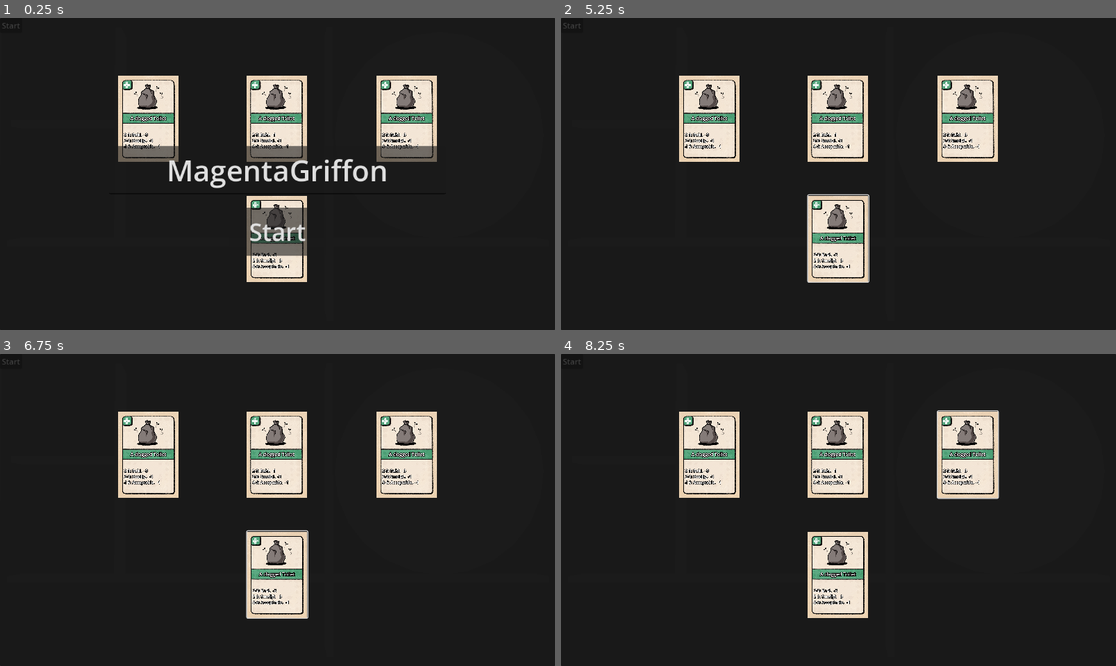
Above: before the commit, frames 1-4 (two rows, left to right).
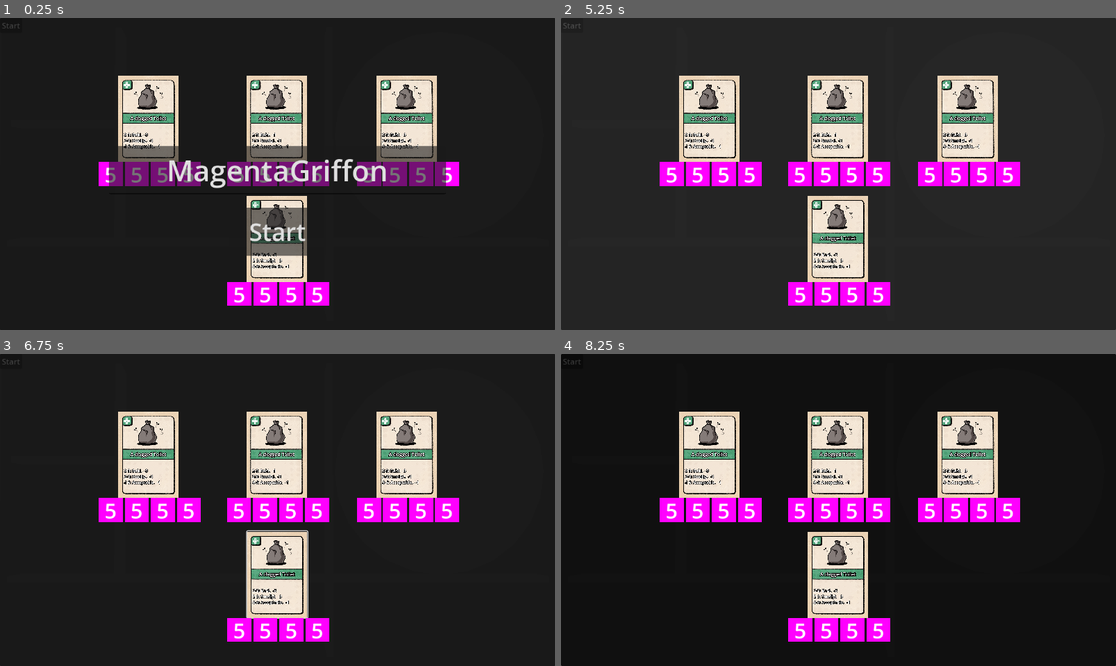
Above: after the commit, the same moments.

Repository: Lievven/weak-end-energy
Game: Godot game, scene res://jans_scene.tscn
Same seed, same stepped clock (60 frames per second), same inputs: the game is played once before the commit and once after it. The project has no main scene, so this scene is started directly.
Inputs (mouse positions are in pixels of both pictures, inside the frame that each line leads up to):
- Up to frame 1 (0.25 s): no input
- Up to frame 2 (5.25 s): click (838, 174) at 0.5 s; click (838, 239) at 1.27 s; click "Start" at 2 s; click "Start" at 2.75 s; click (838, 174) at 3.5 s; click (838, 239) at 4.27 s; click "Start" at 5 s
- Up to frame 3 (6.75 s): click (277, 510) at 5.75 s; click (277, 575) at 6.52 s
- Up to frame 4 (8.25 s): tap Enter at 7.25 s; move the mouse to (960, 494) at 7.27 s; click (960, 494) at 7.42 s; tap Space at 8 s; move the mouse to (727, 525) at 8.02 s; click (727, 525) at 8.17 s

The runs differ from the first frame. In frame 1, 4.8% of the frame differs, in the area x 17-83%, y 46-93%; in frame 2, 5.6%, in the area x 0-100%, y 0-100%; in frame 3, 5.4%; in frame 4, 5.5%.
Error after the commit: Invalid call. Nonexistent function 'is_game_started' in base 'Nil'. (res://staging/staging_area_controller.gd:21)

Commit message:
show dice results

Diff:
--- a/Godot/gameStateWrapper.gd
+++ b/Godot/gameStateWrapper.gd
@@ -23,6 +23,24 @@
 func get_remote_player_count():
 	return get_total_player_count() - 1;
 
+func get_player_index(user_id) -> int:
+	for i in range(inner_game_state.players.size()):
+		if inner_game_state.players[i].name == user_id : return i
+
+	return -1;
+
+func get_player_color(userName) -> Color:
+	var index := get_player_index(userName);
+
+	if index == 0:
+		return Color.BLUE;
+	elif index == 1:
+		return Color.YELLOW;
+	elif index == 2:
+		return Color.GREEN;
+	else:
+		return Color.RED;
+
 #remote player index should be between 0 and 2
 func get_remote_player(remote_player_index:int):
 	for player in inner_game_state.players:
--- /dev/null
+++ b/Godot/staging/diceResultController.gd
@@ -0,0 +1,13 @@
+class_name diceResultContainer
+extends AspectRatioContainer
+
+@export var bg : ColorRect
+@export var label : Label
+
+func show_dice_result(color : Color, number : int):
+	visible = true;
+	label.text = str(number)
+	bg.color = color;
+
+func hide_dice_result():
+	visible = false;
--- /dev/null
+++ b/Godot/staging/dice_result_container.tscn
@@ -0,0 +1,29 @@
+[gd_scene load_steps=2 format=3 uid="uid://ckuxy8opgxbnh"]
+
+[ext_resource type="Script" uid="uid://d32fsedlnlm1j" path="res://staging/diceResultController.gd" id="1_w7yo7"]
+
+[node name="DiceResultContainer" type="AspectRatioContainer" node_paths=PackedStringArray("bg", "label")]
+offset_right = 50.0
+offset_bottom = 50.0
+size_flags_horizontal = 4
+stretch_mode = 1
+script = ExtResource("1_w7yo7")
+bg = NodePath("ColorRect")
+label = NodePath("ColorRect/Label")
+
+[node name="ColorRect" type="ColorRect" parent="."]
+layout_mode = 2
+color = Color(1, 0, 1, 1)
+
+[node name="Label" type="Label" parent="ColorRect"]
+layout_mode = 1
+anchors_preset = 15
+anchor_right = 1.0
+anchor_bottom = 1.0
+grow_horizontal = 2
+grow_vertical = 2
+theme_override_colors/font_color = Color(1, 1, 1, 1)
+theme_override_font_sizes/font_size = 44
+text = "5"
+horizontal_alignment = 1
+vertical_alignment = 1
--- a/Godot/staging/staging_area.tscn
+++ b/Godot/staging/staging_area.tscn
@@ -13,7 +13,7 @@
 mouse_filter = 2
 script = ExtResource("1_efrie")
 local_player_card = NodePath("OwnStagingCardContainer")
-remote_player_cards = [NodePath("OtherPlayer2CardContainer"), NodePath("OtherPlayer3CardContainer"), NodePath("OtherPlayer4CardContainer")]
+remote_player_cards = [NodePath("OtherPlayer3CardContainer"), NodePath("OtherPlayer2CardContainer"), NodePath("OtherPlayer4CardContainer")]
 choose_phase_result_button = NodePath("BlockingButton")
 
 [node name="BlockingButton" type="Button" parent="."]
@@ -31,6 +31,7 @@
 anchor_bottom = 1.0
 grow_horizontal = 2
 grow_vertical = 2
+mouse_filter = 1
 color = Color(0, 0, 0, 0.407843)
 
 [node name="OwnStagingCardContainer" parent="." instance=ExtResource("2_o7k1v")]
--- a/Godot/staging/staging_area_controller.gd
+++ b/Godot/staging/staging_area_controller.gd
@@ -8,6 +8,9 @@
 var prev_game_state_wrapper : game_state_wrapper;
 var is_showing_choose_phase_result : bool;
 
+func _ready():
+	choose_phase_result_button.pressed.connect(choose_phase_result_button_pressed);
+
 func _enter_tree():
 	Fred.game_state_wrapper_changed.connect(game_state_wrapper_changed);
 
@@ -15,7 +18,6 @@
 	Fred.game_state_wrapper_changed.disconnect(game_state_wrapper_changed);
 
 func game_state_wrapper_changed(gsw : game_state_wrapper):
-
 	if !gsw.is_game_started() :
 		visible = false
 		return;
@@ -28,10 +30,15 @@
 	choose_phase_result_button.disabled = !is_showing_choose_phase_result;
 	if is_showing_choose_phase_result : return;
 
-	for i in range(gsw.get_remote_player_count()-1, remote_player_cards.size()):
+	for i in range(gsw.get_remote_player_count(), remote_player_cards.size()):
 		remote_player_cards[i].set_hidden();
 
 	if gsw.get_is_staging_phase():
+		if prev_game_state_wrapper != null && prev_game_state_wrapper.get_is_choosing_activity_phase():
+			ShowChoosePhaseResults(gsw);
+			prev_game_state_wrapper = gsw;
+			return;
+
 		var local_player = gsw.get_local_player();
 		local_player_card.set_staging(local_player.stagedCard);
 		for remote_player_index in range(gsw.get_remote_player_count()):
@@ -47,3 +54,23 @@
 		for remote_player_index in range(gsw.get_remote_player_count()):
 			var remote_player = gsw.get_remote_player(remote_player_index)
 			remote_player_cards[remote_player_index].set_choosing(remote_player.stagedCard, local_selection_id)
+
+	prev_game_state_wrapper = gsw;
+
+func ShowChoosePhaseResults(gsw : game_state_wrapper):
+	is_showing_choose_phase_result = true;
+	choose_phase_result_button.process_mode =Node.PROCESS_MODE_INHERIT if is_showing_choose_phase_result else Node.PROCESS_MODE_DISABLED
+	choose_phase_result_button.visible = is_showing_choose_phase_result
+	choose_phase_result_button.mouse_filter = Control.MOUSE_FILTER_STOP if is_showing_choose_phase_result else MOUSE_FILTER_PASS
+	choose_phase_result_button.disabled = !is_showing_choose_phase_result;
+
+	var local_player = gsw.get_local_player();
+	local_player_card.set_choose_result(local_player.lastStagedCard, gsw);
+	for remote_player_index in range(gsw.get_remote_player_count()):
+		remote_player_cards[remote_player_index].set_choose_result(local_player.lastStagedCard, gsw);
+
+func choose_phase_result_button_pressed():
+	print("CLOSE CLICK")
+	is_showing_choose_phase_result = false;
+	prev_game_state_wrapper = Fred.current_game_state_wrapper;
+	game_state_wrapper_changed(prev_game_state_wrapper)
--- a/Godot/staging/staging_card_container.gd
+++ b/Godot/staging/staging_card_container.gd
@@ -5,6 +5,8 @@
 @export var isLocalPlayerCard : bool
 @export var local_selection_scale : float
 @export var choose_button: Button
+@export var diceResultContainersParent : Control
+@export var diceResultControllers : Array[diceResultContainer]
 
 var card_id;
 
@@ -17,11 +19,13 @@
 	visible = true;
 
 	card_id = cardData.id;
-	#choose_button.disabled = true;
+	choose_button.disabled = true;
 
 	card.generate_card(cardData)
 	var scale_factor = 1
 	scale = Vector2.ONE * scale_factor;
+
+	diceResultContainersParent.visible = false;
 
 func set_choosing(cardData, locally_selected_card_Id):
 	if(cardData == null):
@@ -32,17 +36,41 @@
 	visible = true;
 
 	card_id = cardData.id;
-	#choose_button.disabled = false;
+	choose_button.disabled = false;
 
 	card.generate_card(cardData)
 	var isLocallySelected = locally_selected_card_Id != null && cardData.id == locally_selected_card_Id;
 	var scale_factor = local_selection_scale if isLocallySelected else 1;
 	scale = Vector2.ONE * scale_factor;
 
+	diceResultContainersParent.visible = false;
+
 func set_hidden():
 	process_mode = Node.PROCESS_MODE_DISABLED;
 	visible = false
 
 func choose_button_pressed():
-	print("consolehdnjhfnesh ")
 	Fred.choose_activity(card_id)
+
+func set_choose_result(cardData, gsw : game_state_wrapper):
+	if(cardData == null):
+		set_hidden();
+		return;
+
+	process_mode = Node.PROCESS_MODE_INHERIT
+	visible = true;
+
+	card_id = cardData.id;
+	choose_button.disabled = true;
+
+	card.generate_card(cardData)
+
+	diceResultContainersParent.visible = true;
+
+	for v in diceResultControllers:
+		v.hide_dice_result();
+
+	for pi in range(gsw.get_total_player_count()):
+		var p = gsw.inner_game_state.players[pi];
+		if p.lastChosenCard != null && p.lastChosenCard.id == card_id:
+			diceResultControllers[pi].show_dice_result(gsw.get_player_color(p.name), p.lastDiceResult);
--- a/Godot/staging/staging_card_container.tscn
+++ b/Godot/staging/staging_card_container.tscn
@@ -1,9 +1,10 @@
-[gd_scene load_steps=3 format=3 uid="uid://1qdglknracov"]
+[gd_scene load_steps=4 format=3 uid="uid://1qdglknracov"]
 
 [ext_resource type="PackedScene" uid="uid://dcm74fvn1poc" path="res://cards/card.tscn" id="1_0n6p1"]
 [ext_resource type="Script" uid="uid://m4k7bcg3cdf3" path="res://staging/staging_card_container.gd" id="1_qtg4a"]
+[ext_resource type="PackedScene" uid="uid://ckuxy8opgxbnh" path="res://staging/dice_result_container.tscn" id="3_vtf81"]
 
-[node name="StagingCardContainer" type="Control" node_paths=PackedStringArray("card", "choose_button")]
+[node name="StagingCardContainer" type="Control" node_paths=PackedStringArray("card", "choose_button", "diceResultContainersParent", "diceResultControllers")]
 layout_mode = 3
 anchors_preset = 15
 anchor_right = 1.0
@@ -17,6 +18,8 @@
 card = NodePath("Card")
 local_selection_scale = 1.4
 choose_button = NodePath("SelectButton")
+diceResultContainersParent = NodePath("DiceResults")
+diceResultControllers = [NodePath("DiceResults/DiceResultContainer1"), NodePath("DiceResults/DiceResultContainer2"), NodePath("DiceResults/DiceResultContainer3"), NodePath("DiceResults/DiceResultContainer4")]
 
 [node name="Card" parent="." instance=ExtResource("1_0n6p1")]
 layout_mode = 1
@@ -40,4 +43,33 @@
 grow_vertical = 2
 flat = true
 
+[node name="DiceResults" type="HBoxContainer" parent="."]
+layout_mode = 1
+anchors_preset = 12
+anchor_top = 1.0
+anchor_right = 1.0
+anchor_bottom = 1.0
+offset_left = -60.0
+offset_right = 65.0
+offset_bottom = 50.455
+grow_horizontal = 2
+grow_vertical = 0
+alignment = 1
+
+[node name="DiceResultContainer1" parent="DiceResults" instance=ExtResource("3_vtf81")]
+custom_minimum_size = Vector2(50, 50)
+layout_mode = 2
+
+[node name="DiceResultContainer2" parent="DiceResults" instance=ExtResource("3_vtf81")]
+custom_minimum_size = Vector2(50, 50)
+layout_mode = 2
+
+[node name="DiceResultContainer3" parent="DiceResults" instance=ExtResource("3_vtf81")]
+custom_minimum_size = Vector2(50, 50)
+layout_mode = 2
+
+[node name="DiceResultContainer4" parent="DiceResults" instance=ExtResource("3_vtf81")]
+custom_minimum_size = Vector2(50, 50)
+layout_mode = 2
+
 [connection signal="pressed" from="SelectButton" to="." method="choose_button_pressed"]
Not shown, added: Godot/staging/diceResultController.gd.uid
Not shown, changed: NodeJS/data/constants.db
